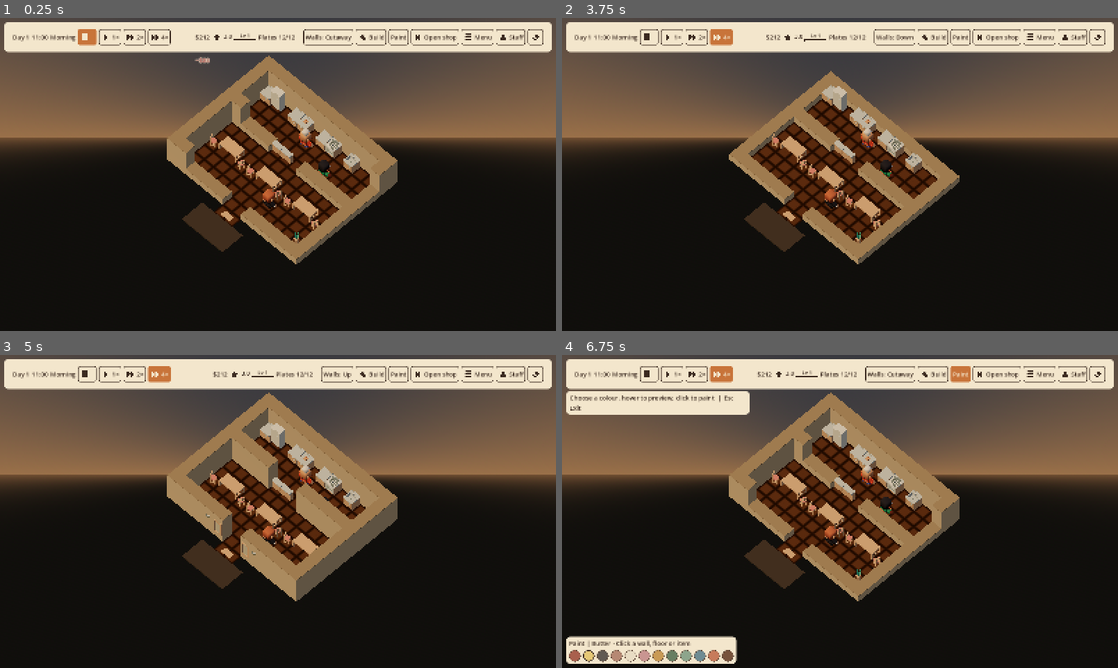
Above: before the commit, frames 1-4 (two rows, left to right).
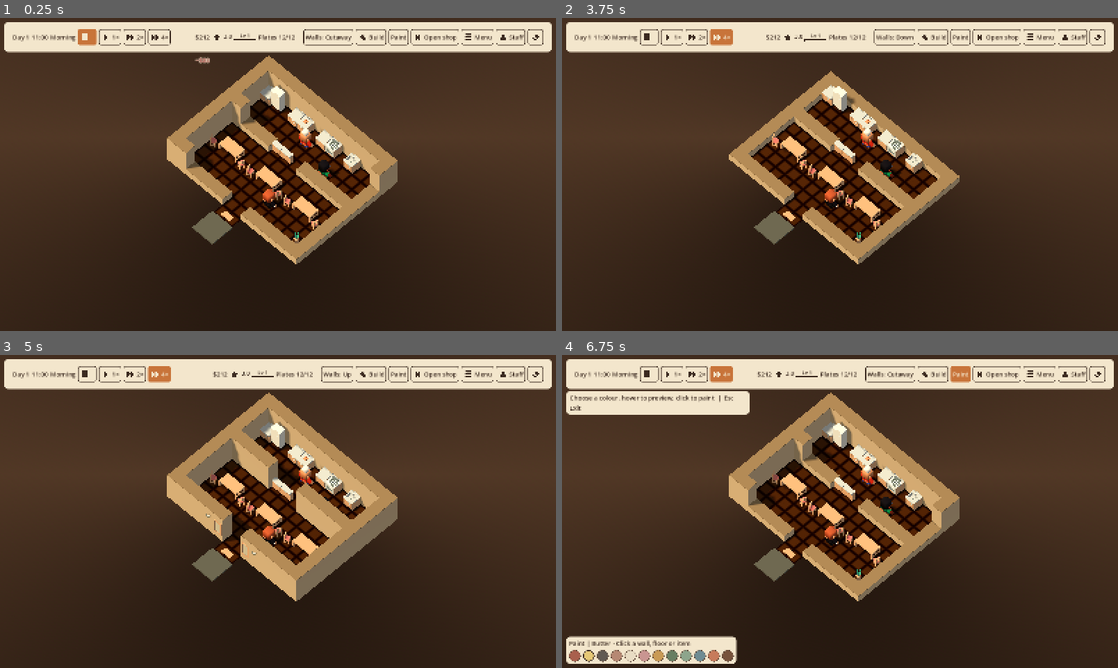
Above: after the commit, the same moments.

Repository: jaredbahr/foolskitchen
Game: Godot game, scene res://src/world/main.tscn
Two runs of this game, one before a commit and one after it. Both use one fixed random seed, a clock stepped at 60 frames per second and the inputs below.
Inputs (mouse positions are in pixels of both pictures, inside the frame that each line leads up to):
- Up to frame 1 (0.25 s): no input
- Up to frame 2 (3.75 s): click (650, 36) at 0.5 s; click "1×" at 1.25 s; click "2×" at 2 s; click "4×" at 2.75 s; click "Walls: Cutaway" at 3.5 s
- Up to frame 3 (5 s): click "Walls: Down" at 4.25 s
- Up to frame 4 (6.75 s): click "Walls: Up" at 5 s; click "Build" at 5.75 s; click "Paint" at 6.5 s

The runs differ from the first frame. In frame 1, 73% of the frame differs, in the area x 0-100%, y 0-100%; in frame 2, 73%; in frame 3, 75%; in frame 4, 68%.

Commit message:
Restore main's exposure and shadows, soften the sky, fix the pavement
- Key light back to main's colour/energy with shadows on; cool fill at 0.08;
  ambient back to main's warm (1, 0.96, 0.9) x 0.28. Fridge white and wood
  now measure within 2% of main.
- Procedural sky: one shared horizon colour for sky and ground with wide
  curves, all warm browns, so no horizon line or black lower half.
- Pavement: one native floorHalf per entry cell (1.1 wide for the 1.0 door),
  touching the entry edge on y = 0, tinted from palette swatches (charcoal
  mixed with slate blue and cream) so it reads grey under the warm key.
- Tests cover shadows, the seamless warm sky, pavement width/contact/tint.
- Commit the generated script UIDs.

Co-Authored-By: Claude Opus 5.5 <noreply@anthropic.com>
Claude-Session: https://claude.ai/code/session_01BRyDH2ESuocTwarJkY41k3

Diff:
--- a/src/world/lighting_rig.tscn
+++ b/src/world/lighting_rig.tscn
@@ -1,11 +1,14 @@
 [gd_scene load_steps=4 format=3]
 
 [sub_resource type="ProceduralSkyMaterial" id="WarmSkyMaterial"]
-sky_top_color = Color(0.396, 0.424, 0.478, 1)
-sky_horizon_color = Color(0.91, 0.69, 0.49, 1)
-ground_bottom_color = Color(0.24, 0.23, 0.21, 1)
-ground_horizon_color = Color(0.72, 0.55, 0.4, 1)
-energy_multiplier = 0.7
+sky_top_color = Color(0.3, 0.235, 0.19, 1)
+sky_horizon_color = Color(0.4, 0.31, 0.24, 1)
+sky_curve = 0.3
+ground_bottom_color = Color(0.25, 0.195, 0.155, 1)
+ground_horizon_color = Color(0.4, 0.31, 0.24, 1)
+ground_curve = 0.3
+sun_angle_max = 0.0
+energy_multiplier = 1.0
 resource_local_to_scene = true
 
 [sub_resource type="Sky" id="WarmSky"]
@@ -17,8 +20,8 @@
 background_color = Color(0.25, 0.2, 0.17, 1)
 sky = SubResource("WarmSky")
 ambient_light_source = 2
-ambient_light_color = Color(0.72, 0.69, 0.64, 1)
-ambient_light_energy = 0.38
+ambient_light_color = Color(1, 0.96, 0.9, 1)
+ambient_light_energy = 0.28
 ambient_light_sky_contribution = 0.0
 tonemap_mode = 3
 tonemap_exposure = 0.65
@@ -32,15 +35,15 @@
 
 [node name="KeyLight" type="DirectionalLight3D" parent="."]
 rotation_degrees = Vector3(-55, -35, 0)
-light_color = Color(1, 0.84, 0.65, 1)
-light_energy = 0.72
+light_color = Color(1, 0.8862745, 0.7215686, 1)
+light_energy = 0.4
 light_specular = 0.2
 sky_mode = 1
-shadow_enabled = false
+shadow_enabled = true
 
 [node name="FillLight" type="DirectionalLight3D" parent="."]
 rotation_degrees = Vector3(-35, 145, 0)
 light_color = Color(0.68, 0.78, 1, 1)
-light_energy = 0.1
+light_energy = 0.08
 light_specular = 0.1
 sky_mode = 1
--- a/src/world/room_dressing.gd
+++ b/src/world/room_dressing.gd
@@ -6,8 +6,14 @@
 const WALL_WINDOW: PackedScene = preload("res://assets/kenney/furniture/wallWindow.glb")
 const WALL_LAMP: PackedScene = preload("res://assets/kenney/furniture/lampWall.glb")
 const DOORMAT: PackedScene = preload("res://assets/kenney/furniture/rugDoormat.glb")
-const PAVEMENT: PackedScene = preload("res://assets/kenney/furniture/floorFull.glb")
+const PAVEMENT: PackedScene = preload("res://assets/kenney/furniture/floorHalf.glb")
 const PAVEMENT_SWATCH: SwatchDef = preload("res://data/swatches/charcoal.tres")
+## The warm key light browns a plain charcoal tint, so the pavement mixes in
+## palette slate (cancels the warm cast) and cream (lifts it off the dark street).
+const PAVEMENT_COOL_SWATCH: SwatchDef = preload("res://data/swatches/slate_blue.tres")
+const PAVEMENT_LIGHT_SWATCH: SwatchDef = preload("res://data/swatches/cream.tres")
+const PAVEMENT_COOL_MIX: float = 0.55
+const PAVEMENT_LIGHT_MIX: float = 0.25
 const FACE_GAP: float = 0.005
 const CARDINALS: Array[Vector2i] = [Vector2i.UP, Vector2i.RIGHT, Vector2i.DOWN, Vector2i.LEFT]
 
@@ -47,6 +53,12 @@
 		_add_entry_dressing(cells, normal, entrance_index)
 		entrance_index += 1
 	set_lowered_walls(lowered_wall_cells)
+
+
+## Palette-only pavement tint: charcoal, cooled by slate and lifted by cream.
+static func pavement_color() -> Color:
+	return PAVEMENT_SWATCH.color.lerp(PAVEMENT_COOL_SWATCH.color, PAVEMENT_COOL_MIX) \
+		.lerp(PAVEMENT_LIGHT_SWATCH.color, PAVEMENT_LIGHT_MIX)
 
 
 func set_lowered_walls(cells: Array[Vector2i]) -> void:
@@ -253,5 +265,5 @@
 	art.add_child(model)
 	view.prepare()
 	if grey:
-		view.set_body_tint(PAVEMENT_SWATCH.color)
+		view.set_body_tint(pavement_color())
 	return view
--- a/tests/world/test_lighting_rig.gd
+++ b/tests/world/test_lighting_rig.gd
@@ -22,7 +22,13 @@
 	assert_true(fill.light_energy < key.light_energy)
 	assert_eq(key.sky_mode, DirectionalLight3D.SKY_MODE_LIGHT_ONLY)
 	assert_eq(fill.sky_mode, DirectionalLight3D.SKY_MODE_LIGHT_ONLY)
-	assert_false(key.shadow_enabled, "shadows stay off pending web playability evidence")
+	assert_true(key.shadow_enabled, "the key light keeps main's form shadows")
+	assert_false(fill.shadow_enabled, "only the key light casts shadows")
+	var sky: ProceduralSkyMaterial = environment_node.environment.sky.sky_material as ProceduralSkyMaterial
+	assert_eq(sky.sky_horizon_color, sky.ground_horizon_color, "no hard horizon line in the background")
+	for color: Color in [sky.sky_top_color, sky.sky_horizon_color, sky.ground_bottom_color]:
+		assert_true(color.r > color.g and color.g > color.b, "the background gradient stays warm")
+		assert_true(color.get_luminance() > 0.15, "the lower background never falls to black")
 	rig.free()
 
 
--- a/tests/world/test_room_dressing.gd
+++ b/tests/world/test_room_dressing.gd
@@ -106,10 +106,16 @@
 		var tangent: Vector3 = Vector3(-normal.y, 0.0, normal.x)
 		var spacing: float = absf((first_bounds.get_center() - second_bounds.get_center()).dot(tangent))
 		assert_almost_eq(spacing, first.get_combined_aabb().size.x)
-		assert_almost_eq(spacing, ArtScale.FURNITURE_SCALE, 0.0001, "floorFull keeps its native one-metre size")
+		assert_almost_eq(spacing, ArtScale.FURNITURE_SCALE * 0.5, 0.0001, "floorHalf keeps its native half-metre width")
+		var paved_width: float = spacing * 2.0
+		assert_true(paved_width <= GridMath.CELL_SIZE * world.grid.entries().size() + 0.1 + 0.0001,
+			"the pavement stays about doorway-width (fit allowance on each side)")
 		for bounds: AABB in [first_bounds, second_bounds]:
 			var street_edge: float = center.dot(Vector3(normal.x, 0.0, normal.y)) + GridMath.CELL_SIZE * 0.5
 			assert_true(_near_face(bounds, normal) >= street_edge, "paving never crosses back over the door edge")
+			assert_true(_near_face(bounds, normal) - street_edge <= RoomDressing.FACE_GAP + 0.0001,
+				"paving touches the doorway edge, leaving no visible gap")
+			assert_almost_eq(bounds.position.y, 0.0, 0.0001, "paving stands on the ground plane")
 			_assert_outside(world.grid, bounds)
 		assert_eq(_world_snapshot(world), before)
 
@@ -129,7 +135,10 @@
 	var paving: PropView = dressing.get_node("StreetPavement0") as PropView
 	assert_eq(paving.body_surface_count(), 1)
 	assert_true(paving.active_body_material() != floor_material)
-	assert_eq(paving.active_body_material().albedo_color, RoomDressing.PAVEMENT_SWATCH.color)
+	assert_eq(paving.active_body_material().albedo_color, RoomDressing.pavement_color())
+	var tint: Color = RoomDressing.pavement_color()
+	assert_true(absf(tint.r - tint.g) < 0.05 and absf(tint.g - tint.b) < 0.05,
+		"the palette mix is a near-neutral grey before the warm key light")
 	assert_eq(floor_material.albedo_color, original_color, "shared kit materials keep their original colour")
 	var lamp: PropView = dressing.get_node("WallLamp0") as PropView
 	var model: Node3D = lamp.get_node("Body/Art/Model") as Node3D
Not shown, added: src/world/room_dressing.gd.uid
Not shown, added: tests/world/test_lighting_integration.gd.uid
Not shown, added: tests/world/test_lighting_rig.gd.uid
Not shown, added: tests/world/test_room_dressing.gd.uid
Not shown, changed: CHANGELOG.md
Not shown, changed: docs/TECH.md
